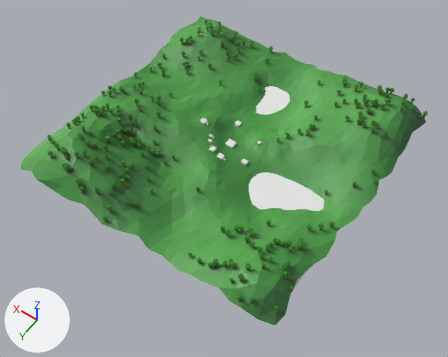
A saved change to the FBX model Blender Models/Landscape/landscape.fbx.
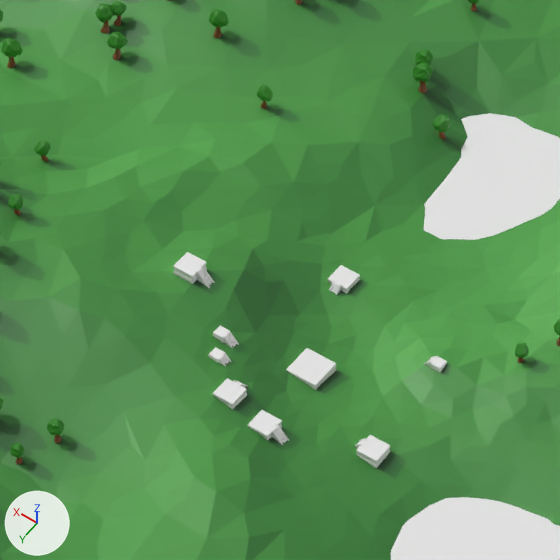
Each version appears first whole from a 50 mm lens placed at (-86.5, 125.4, 173.9), pointed at (-5.4, 11.9, -4.5), and next in a close-up on the part from 36% to 64% of the width and 17% to 52% of the height. The axes (+X, +Y, +Z) are drawn at lower left. The lights are the same throughout. Where no turn or scale is listed for an object, it has been applied to the vertices.

Objects in the first close-up: 'art', 'chem', 'computing', 'engineering', 'geography', 'ground no path', 'languages', 'library', "main'", 'physics', 'water'.
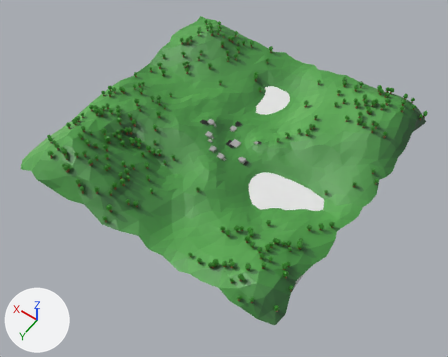
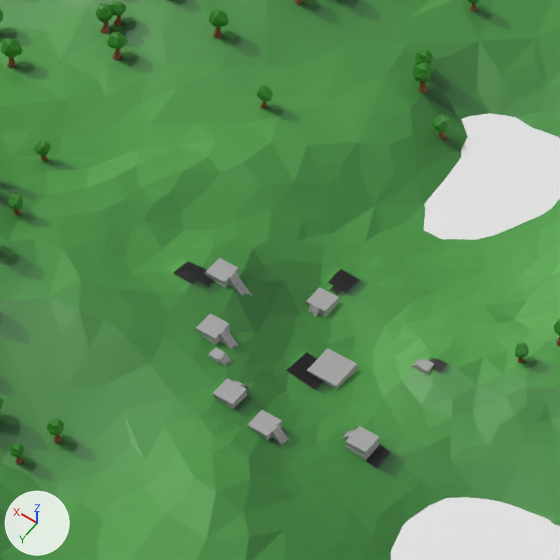
What the commit changed:
Material 'Material' (mat_material) is new.
Its base color is (0.37, 0.37, 0.37) (grey #a4a4a4).
me_cube_002 has 368 vertices, 322 faces and spans x -3.33..3.33, y -3.04..1.0, z -1.1..0.96.
me_cube_002 now uses material mat_material (grey #a4a4a4).
me_cube_010 has 8 vertices, 6 faces and spans x -1.5..1.5, y -1.5..1.5, z -1.5..1.5.
me_cube_010 now uses material mat_material (grey #a4a4a4).
me_cube_009 has 368 vertices, 322 faces and spans x -1.0..1.0, y -1.0..3.04, z -1.1..0.96.
me_cube_009 now uses material mat_material (grey #a4a4a4).
me_cube_001 has 208 vertices, 182 faces and spans x -1.0..1.0, y -3.16..1.0, z -1.0..1.1.
me_cube_001 now uses material mat_material (grey #a4a4a4).
me_cube_007 has 368 vertices, 322 faces and spans x -3.04..1.0, y -1.0..1.0, z -1.1..0.96.
me_cube_007 now uses material mat_material (grey #a4a4a4).
Object 'art' (ob_art) moves from (-8.71, -6.0, 0.73) to (-7.9, -5.32, 0.5).
Object "main'" (ob_main) moves from (0.0, 0.0, -1.0) to (-1.27, -1.22, -1.34).
Object 'engineering' (ob_engineering) moves from (3.82, -10.29, -0.84) to (3.82, -7.1, -0.84).
Object 'physics' (ob_physics) moves from (-9.0, 3.97, -0.77) to (-7.92, 3.97, -0.42).
Object 'geography' (ob_geography) is deleted.
Object 'library' (ob_library) moves from (12.88, -0.56, 3.56) to (10.63, -2.05, 2.95).
Object 'computing.001' (ob_computing_001) is new; it shows me_cube_002.
Its location is (7.79, 3.15, 2.47).
Its rotation in degrees is (0, 0, -90).
Its scale is (0.3, 1.0, 1.0).

Boxes (x1, y1, x2, y2) around the edits, measured in the close-ups (560 x 560 px):
"main'", recoloured, moved: before (286, 348, 336, 390); after (307, 348, 357, 389)
'library', recoloured, moved: before (173, 252, 215, 288); after (205, 258, 251, 296)
'engineering', recoloured, moved: before (327, 265, 360, 295); after (306, 287, 339, 317)
'physics', recoloured, moved: before (355, 435, 390, 468); after (342, 426, 380, 461)
'computing.001', added: after (196, 313, 238, 349)
'chem', recoloured (white to grey): (248, 410, 289, 445) in both
'computing', recoloured (white to grey): (213, 378, 248, 409) in both
'art', moved: before (424, 356, 447, 372); after (409, 359, 434, 375)
'geography', deleted: before (213, 326, 239, 348)
'languages', recoloured (white to grey): (208, 347, 231, 366) in both
